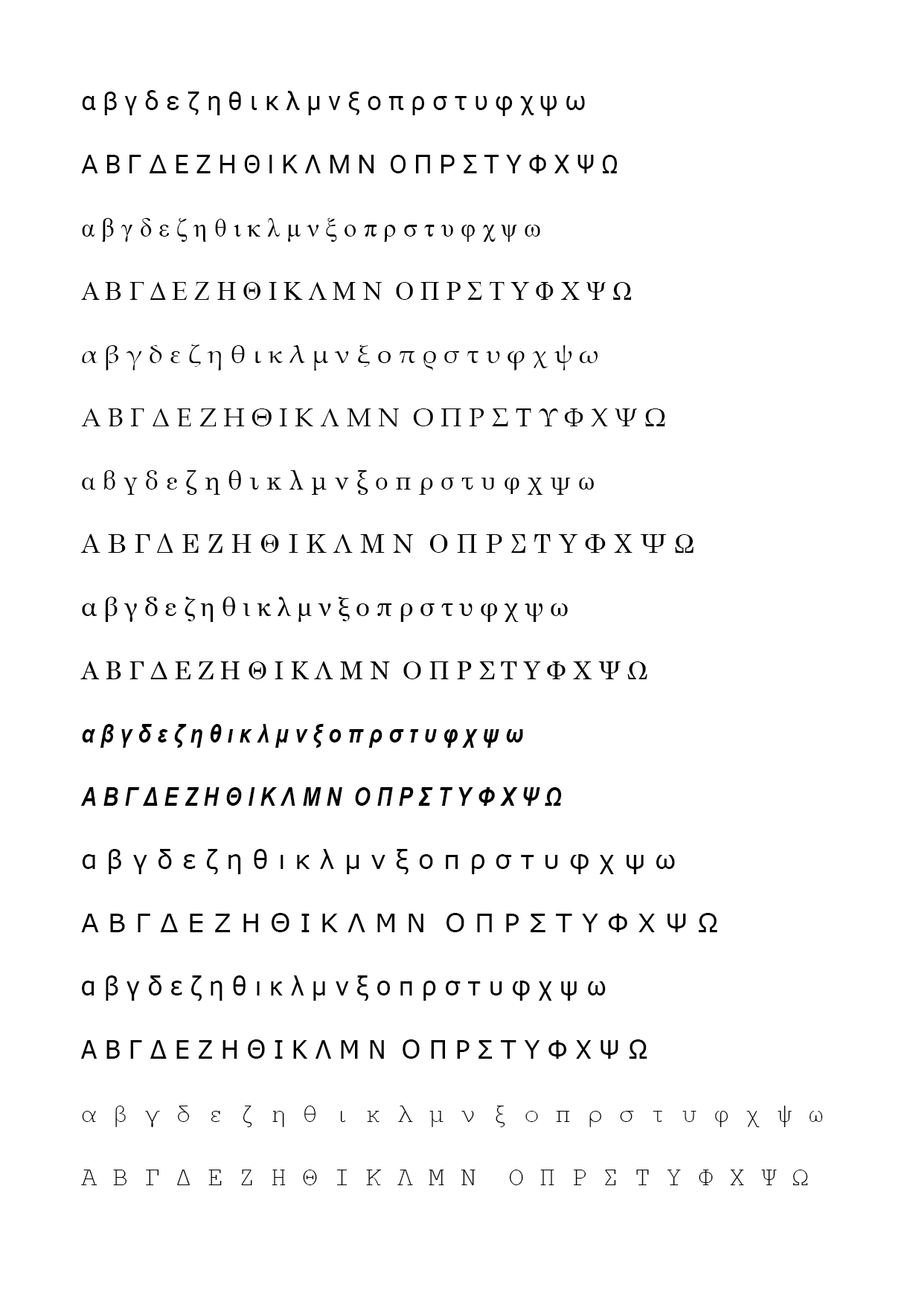
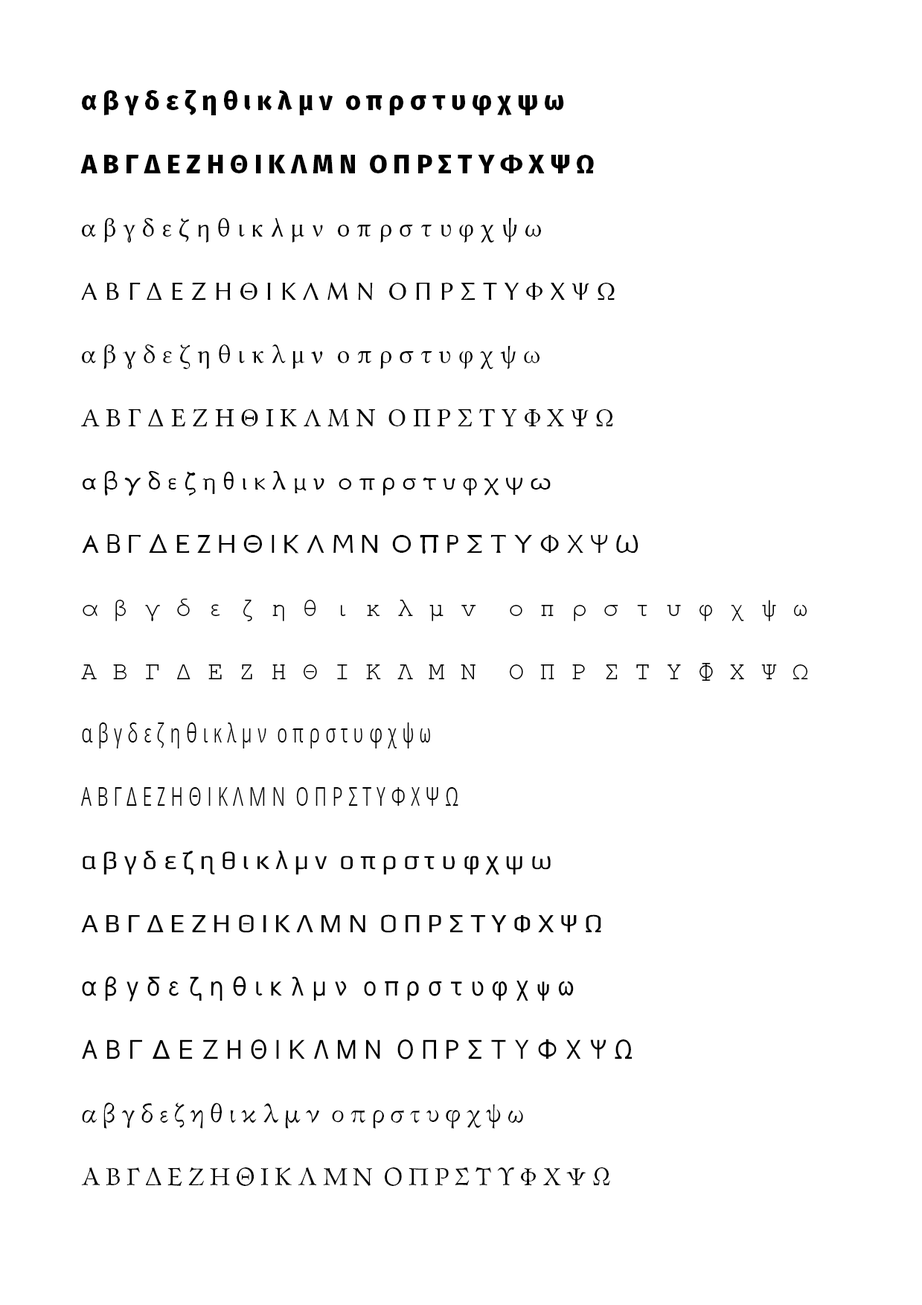
Before/after of a 922px x 1305px layered artwork. What changed in the layer stack:
showed "4", painted on it over [80, 90, 823, 1187]
hid "1", painted on it over [80, 90, 824, 1186]
